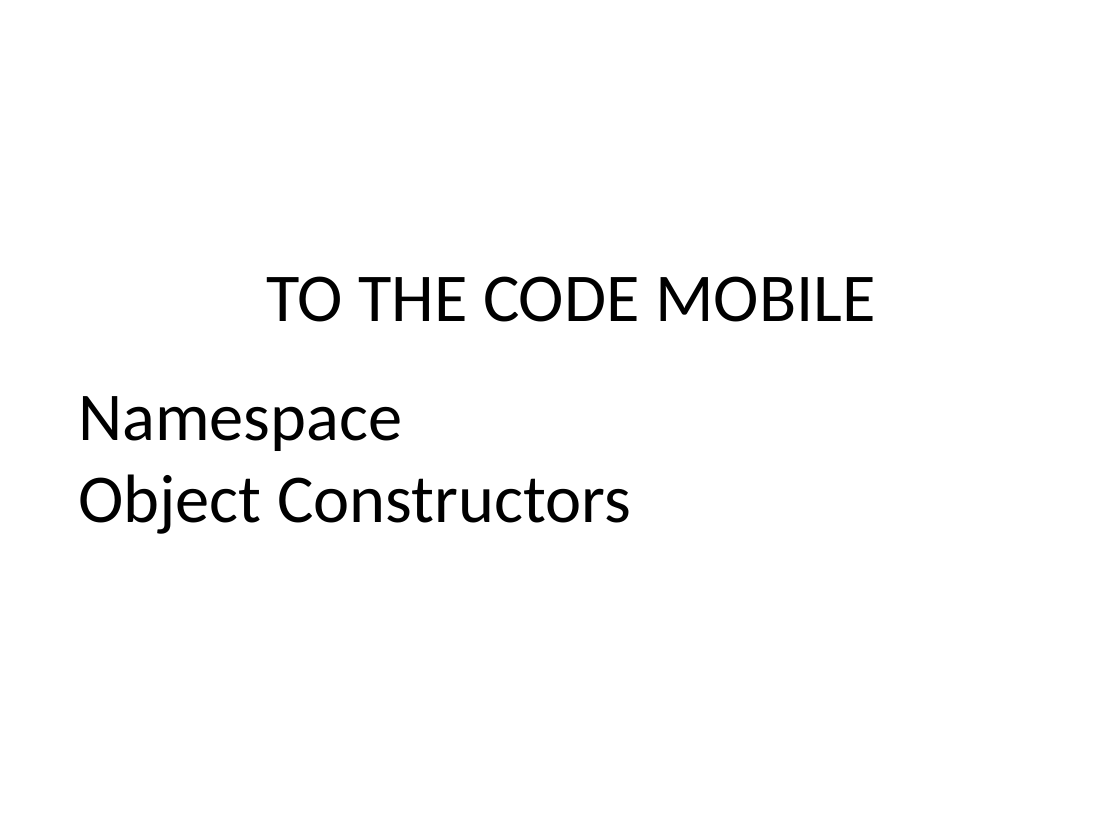
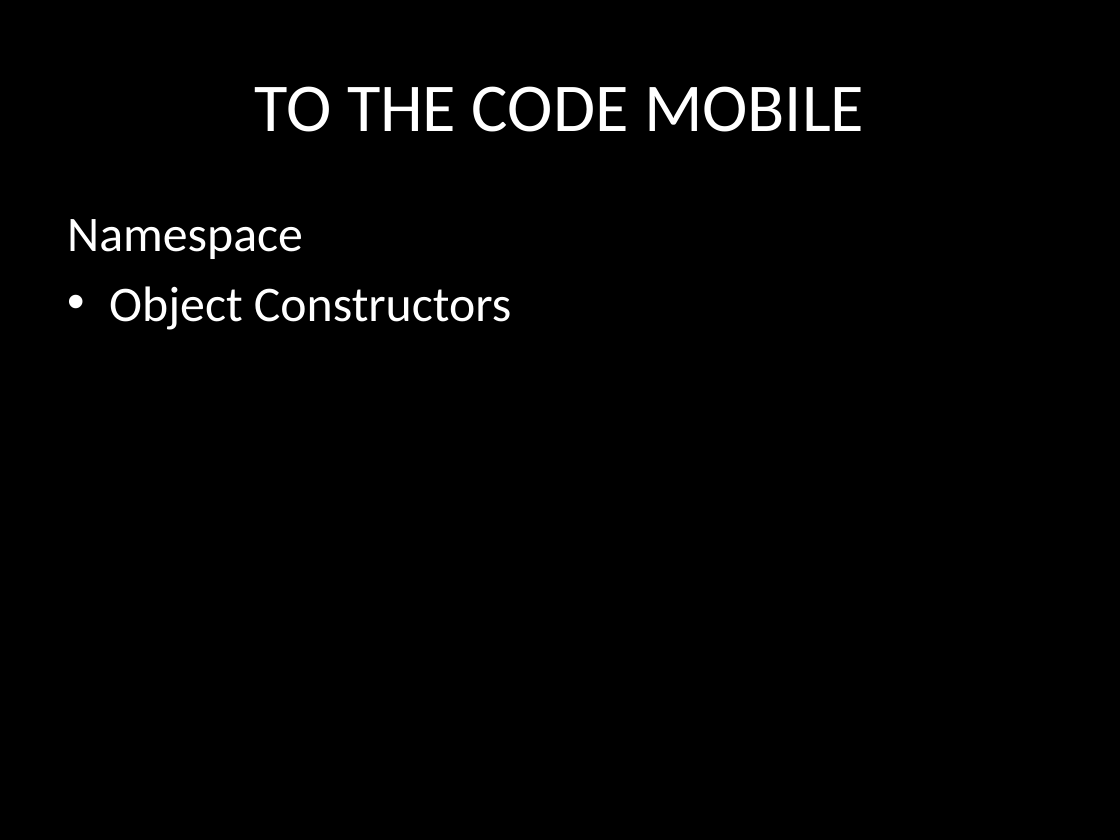
Before and after one commit to JadJabbour/JSOOWorkshop, a slide deck: slide 9 of JavaScript OO.pptx. Drawn at 1120x840 pixels with LibreOffice and Linux fonts; fonts in the diff are those of the drawing. Boxes give left, top, right and bottom in pixels: in the first picture for what was removed or moved away, otherwise in the second. Text is boxed around its words. In the diff, an @@ line names an element or a change of style, - is before the commit and + after.

Commit message:
presentation style

```diff
--- a/JavaScript OO.pptx
+++ b/JavaScript OO.pptx
@@ background #FFFFFF to #000000 @@
@@ title "TO THE CODE MOBILE": place and size @@
-title "TO THE CODE MOBILE" at bbox=[266, 276, 875, 322]
+title "TO THE CODE MOBILE" at bbox=[255, 86, 864, 132]
@@ title "TO THE CODE MOBILE" at bbox=[255, 86, 864, 132]: text colour #000000 to #FFFFFF @@
@@ text "Namespace Object Constructors": place and size @@
-text "Namespace Object Constructors" at bbox=[78, 396, 631, 534]
+text "Namespace Object Constructors" at bbox=[67, 219, 511, 330]
@@ text "Namespace Object Constructors" at bbox=[67, 219, 511, 330]: size 44 to 32 pt, text colour #000000 to #FFFFFF; alignment centre to left; bullet none to •; more space between paragraphs; vertical alignment middle to top @@
```
Also in this commit, not shown: 16 other slides changed.
